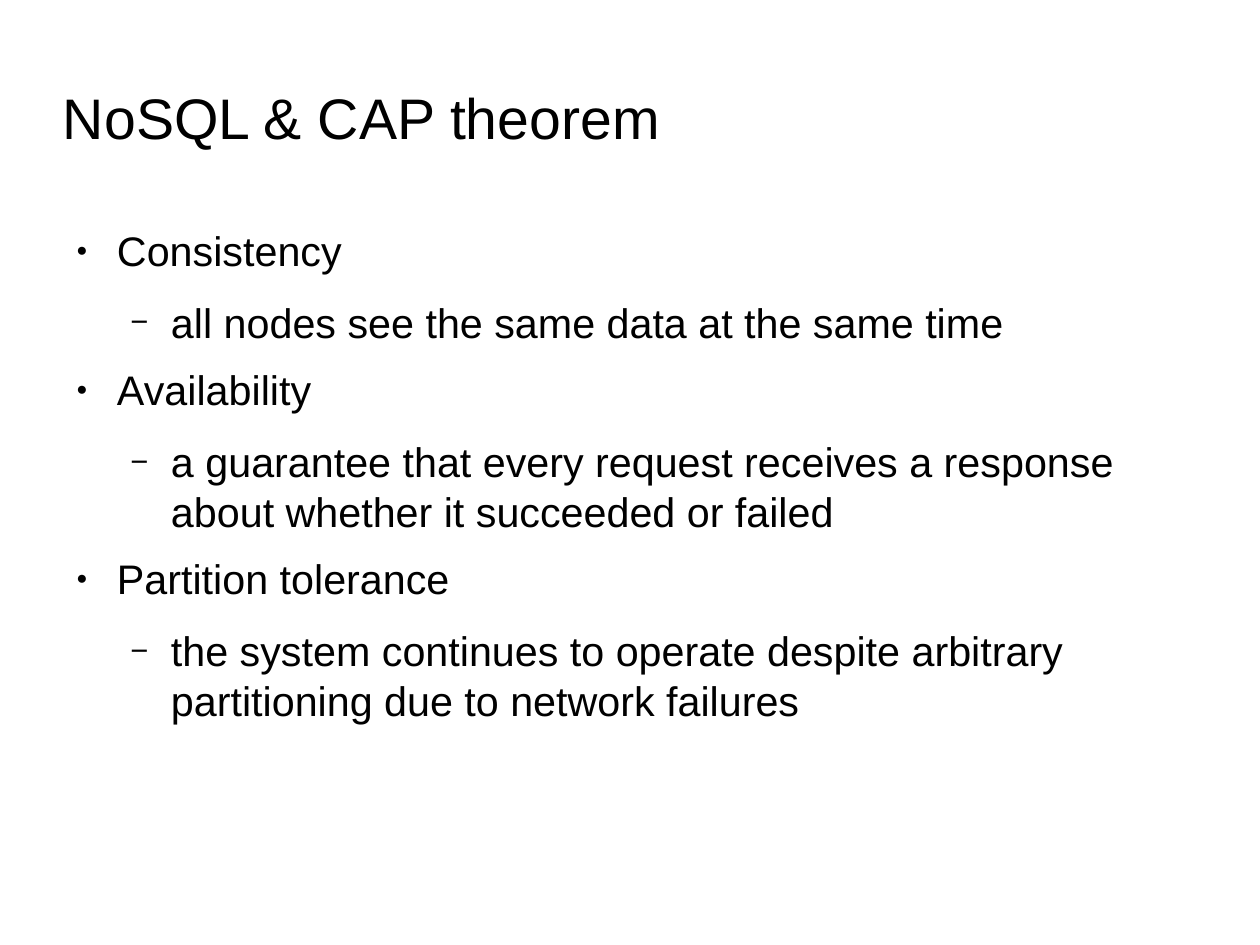
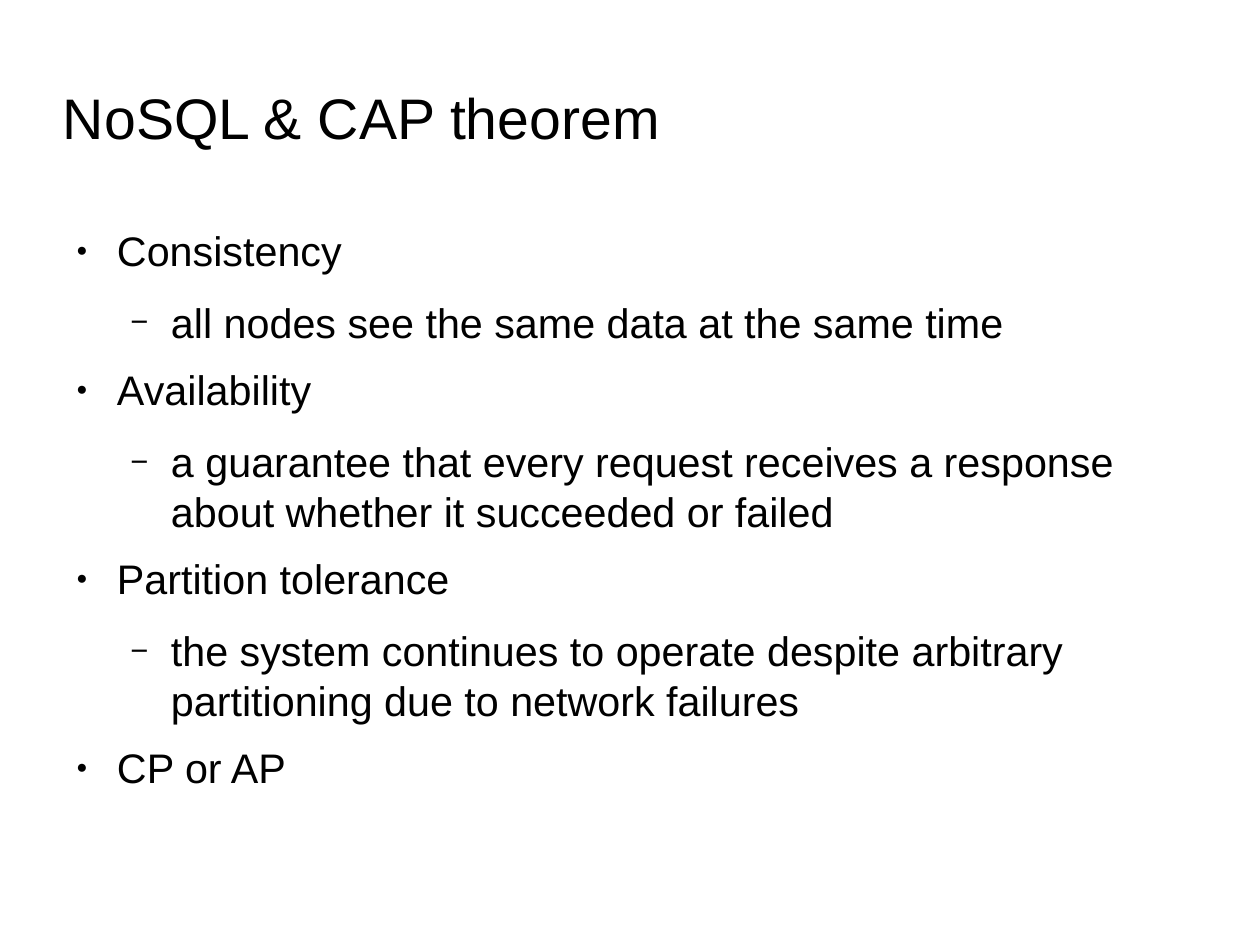
Before and after one commit to qiozas/Documents, a slide deck: slide 10 of fosscomm-2016/Big Data Streaming - FOSSCOMM 2016.odp. Drawn at 1260x945 pixels with LibreOffice and Linux fonts; fonts in the diff are those of the drawing; background and template pictures are left out. Boxes give left, top, right and bottom in pixels: in the first picture for what was removed or moved away, otherwise in the second. Text is boxed around its words. In the diff, an @@ line names an element or a change of style, - is before the commit and + after.

```diff
--- a/fosscomm-2016/Big Data Streaming - FOSSCOMM 2016.odp
+++ b/fosscomm-2016/Big Data Streaming - FOSSCOMM 2016.odp
@@ text at <box>117,754,286,784</box>: paragraph added @@
+● CP or AP
```
Also in this commit, not shown: 8 other slides changed, 1 other file.
